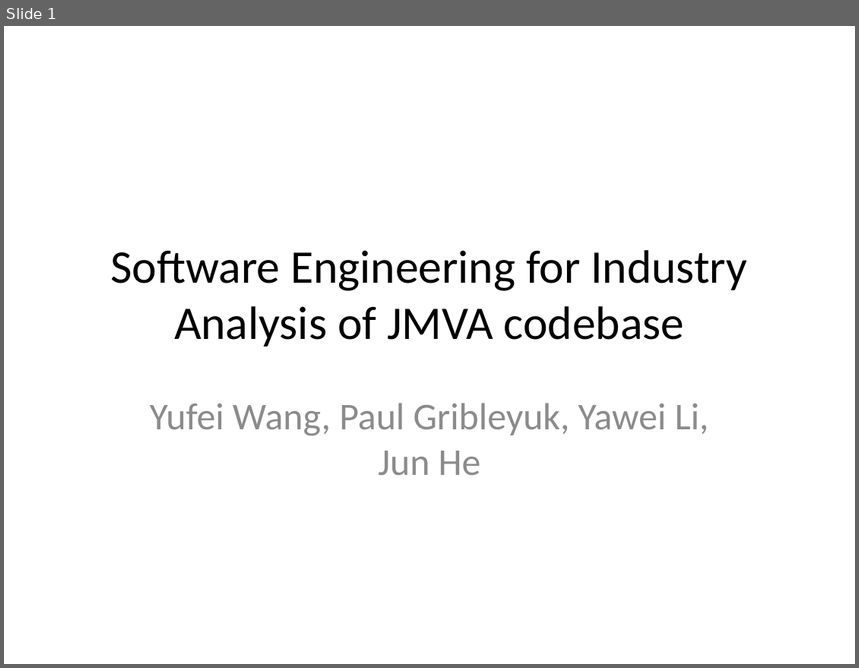
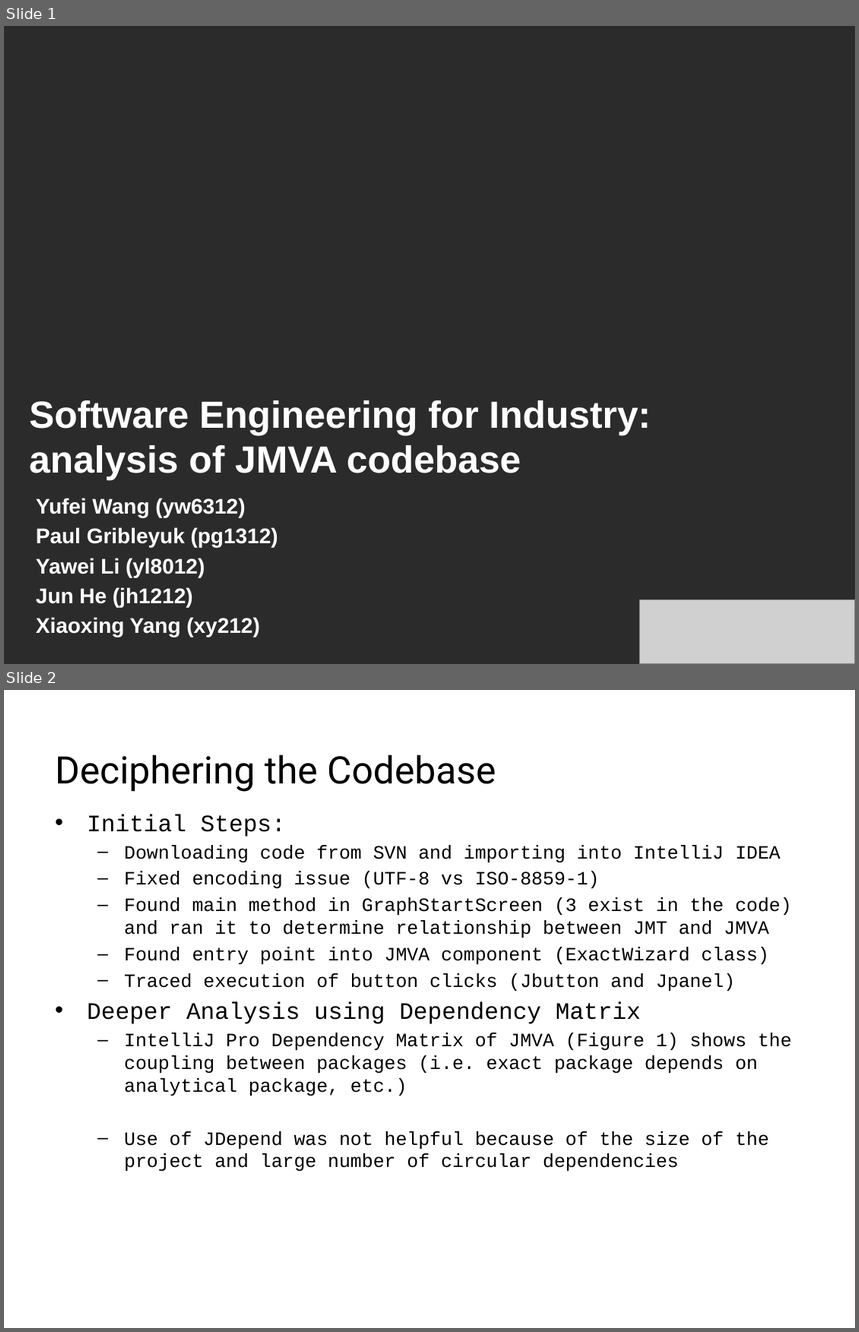
Before and after one commit to pavelgrib/SE_CW1, a slide deck: jmva_presentation.pptx. Shown one above the other, each under a label of ours: slide 1 before the commit, slides 1 and 2 after it. The pictures are 859x668 and 859x1332 pixels, drawn with LibreOffice and Linux fonts; fonts in the diff are those of the drawing; grey boxes stand for pictures; background and template pictures are left out; a plain dark background stands for a picture behind light text. Boxes give left, top, right and bottom in pixels: in the first picture for what was removed or moved away, otherwise in the second. Text is boxed around its words. In the diff, an @@ line names an element or a change of style, - is before the commit and + after.

```diff
--- a/jmva_presentation.pptx
+++ b/jmva_presentation.pptx
@@ slide 2 added at <box>4,690,855,1328</box>, background picture (left out) @@
@@ title added at <box>55,755,496,792</box>, 32 pt, text #000000 @@
+Deciphering the Codebase
@@ text added at <box>87,814,792,1171</box>, 16 pt, text #000000 @@
+• Initial Steps:
+  – Downloading code from SVN and importing into IntelliJ IDEA
+  – Fixed encoding issue (UTF-8 vs ISO-8859-1)
+  – Found main method in GraphStartScreen (3 exist in the code) and ran it to determine relationship between JMT and JMVA
+  – Found entry point into JMVA component (ExactWizard class)
+  – Traced execution of button clicks (Jbutton and Jpanel)
+• Deeper Analysis using Dependency Matrix
+  – IntelliJ Pro Dependency Matrix of JMVA (Figure 1) shows the coupling between packages (i.e. exact package depends on analytical package, etc.)
+  – Use of JDepend was not helpful because of the size of the project and large number of circular dependencies
@@ slide 1 changed as well @@
@@ background #FFFFFF to picture (left out) @@
@@ title at <box>29,401,651,481</box>: text changed; size 39.6 to 32 pt; font Calibri to Arial; text colour #000000 to #FFFFFF; bold on @@
-Software Engineering for Industry
-Analysis of JMVA codebase
+Software Engineering for Industry: analysis of JMVA codebase
@@ subtitle at <box>36,498,278,637</box>: text changed; size 32 to 18 pt; font Calibri to Arial; text colour #8C8C8C to #FFFFFF; bold on @@
-Yufei Wang, Paul Gribleyuk, Yawei Li, Jun He
+Yufei Wang (yw6312)
+Paul Gribleyuk (pg1312)
+Yawei Li (yl8012)
+Jun He (jh1212)
+Xiaoxing Yang (xy212)
@@ picture added at <box>640,600,855,664</box> @@
```
Also in this commit, not shown: 2 other slides added, 8 other files.
